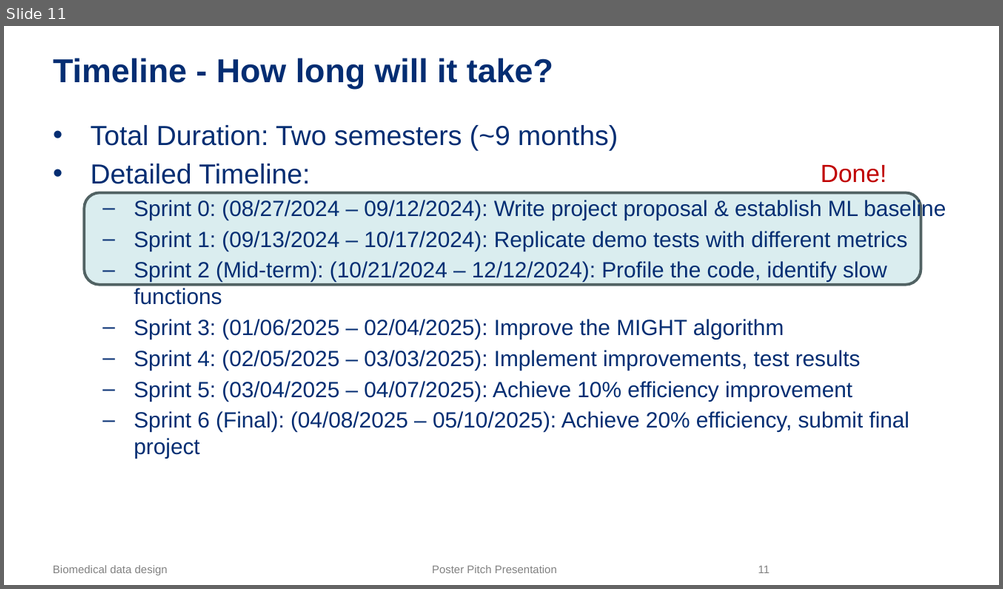
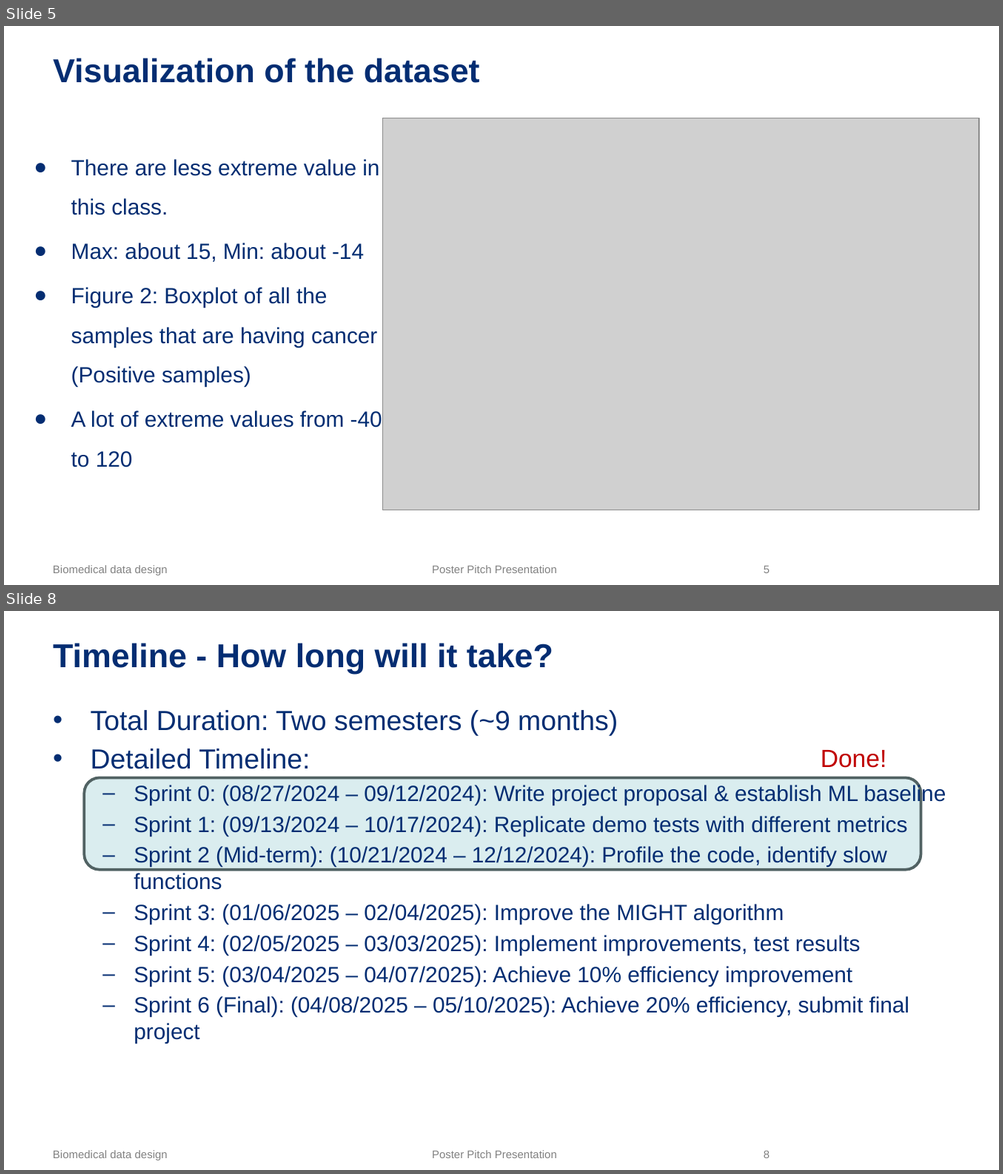
Before and after one commit to NeuroDataDesign/Cancer, a slide deck: Pitch deck.pptx. Shown one above the other, each under a label of ours: slide 11 before the commit, slides 5 and 8 after it; the slides between them are not shown. The pictures are 1003x589 and 1003x1174 pixels, drawn with LibreOffice and Linux fonts; fonts in the diff are those of the drawing; grey boxes stand for pictures; background and template pictures are left out. Boxes give left, top, right and bottom in pixels: in the first picture for what was removed or moved away, otherwise in the second. Text is boxed around its words. In the diff, an @@ line names an element or a change of style, - is before the commit and + after.

```diff
--- a/Pitch deck.pptx
+++ b/Pitch deck.pptx
@@ slide 5 added at (4,26,999,585), background #FFFFFF; not listed: 3 template elements that a slide beside it also shows @@
@@ title added at (53,58,480,83), 24 pt, text #042D72, bold @@
+Visualization of the dataset
@@ picture added at (383,118,979,511) @@
@@ text added at (71,159,382,468), 16 pt, text #042D72 @@
+● There are less extreme value in this class.
+● Max: about 15, Min: about -14
+● Figure 2: Boxplot of all the samples that are having cancer (Positive samples)
+● A lot of extreme values from -40 to 120
@@ what was slide 11 is now slide 8 @@
@@ page number at (763,1150,769,1159): text changed @@
-11
+8
```
Also in this commit, not shown: 3 slides changed, 3 other slides added, 9 slides removed, 1 other file.
